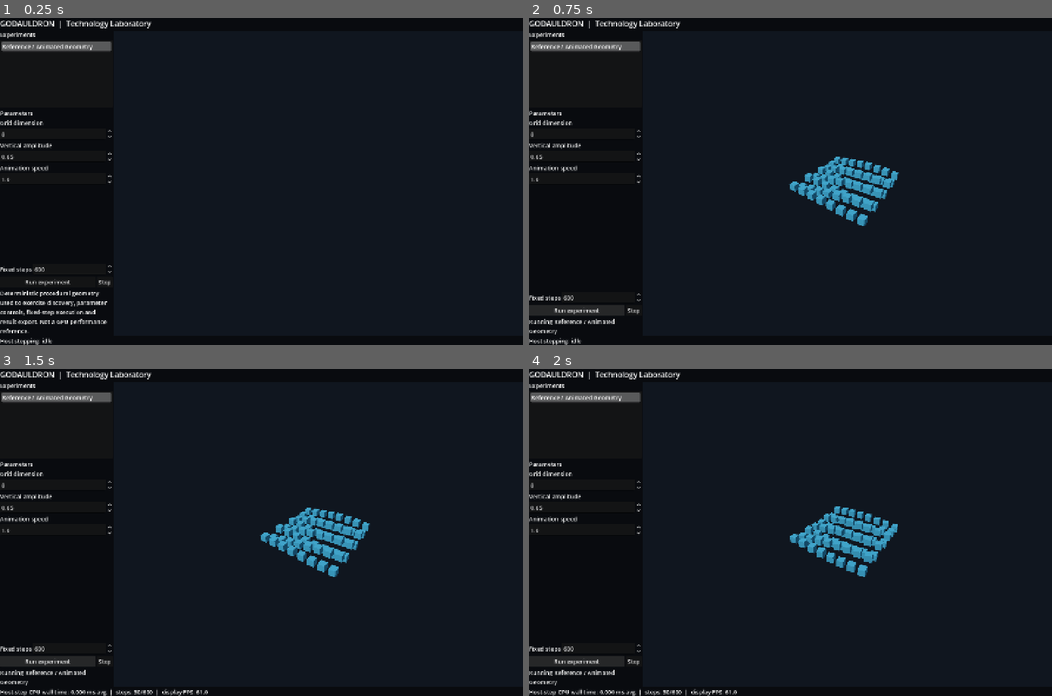
Above: before the commit, frames 1-4 (two rows, left to right).
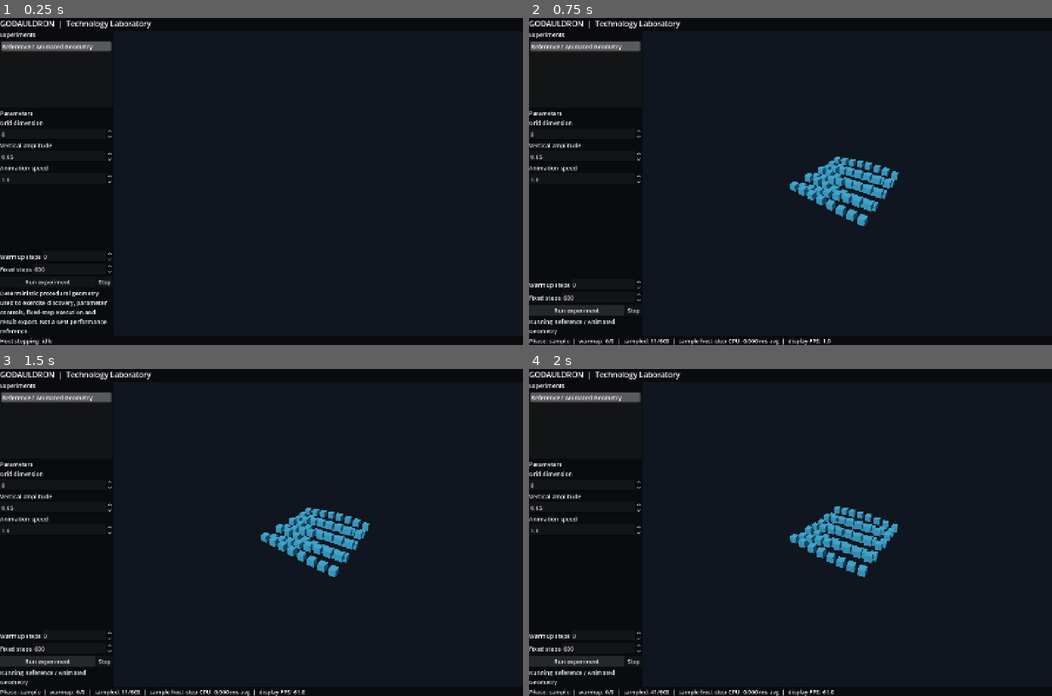
Above: after the commit, the same moments.

Repository: thomthehound/Godauldron
Game: Godot game, scene res://scenes/main.tscn
Two runs of this game, one before a commit and one after it. Both use one fixed random seed, a clock stepped at 60 frames per second and the inputs below.
Inputs:
- Up to frame 1 (0.25 s): no input
- Up to frame 2 (0.75 s): click "Run experiment" at 0.5 s
- Up to frame 3 (1.5 s): click "Run experiment" at 1.25 s
- Up to frame 4 (2 s): no input

The runs differ from the first frame. In frame 1, less than 0.1% of the frame differs, in the area x 0-22%, y 71-75%; in frame 2, 0.5%; in frame 3, 0.6%, in the area x 0-59%, y 80-100%; in frame 4, 0.6%.

Commit message:
Move run lifecycle out of UI and expose warmup control

Diff:
--- a/scripts/laboratory.gd
+++ b/scripts/laboratory.gd
@@ -5,6 +5,7 @@
 const MANIFEST_ROOT := "res://experiments"
 const FIXED_STEP := 1.0 / 60.0
 const MAX_STEPS_PER_FRAME := 8
+const ExperimentRun = preload("res://scripts/experiment_run.gd")
 
 var _experiments: Array[Dictionary] = []
 var _manifest: Dictionary = {}
@@ -16,13 +17,10 @@
 var _status: Label
 var _telemetry: Label
 var _run_steps: SpinBox
-
-var _running: bool = false
+var _warmup_steps: SpinBox
+
+var _run: ExperimentRun = null
 var _accumulator: float = 0.0
-var _step_count: int = 0
-var _target_steps: int = 0
-var _step_cpu_usec: int = 0
-var _run_parameters: Dictionary = {}
 var _report_sequence: int = 0
 
 
@@ -73,6 +71,19 @@
 	_parameters = VBoxContainer.new()
 	_parameters.size_flags_horizontal = Control.SIZE_EXPAND_FILL
 	scroll.add_child(_parameters)
+
+	var warmup_row := HBoxContainer.new()
+	sidebar.add_child(warmup_row)
+	var warmup_label := Label.new()
+	warmup_label.text = "Warmup steps"
+	warmup_row.add_child(warmup_label)
+	_warmup_steps = SpinBox.new()
+	_warmup_steps.min_value = 0
+	_warmup_steps.max_value = 1000000
+	_warmup_steps.step = 1
+	_warmup_steps.value = 0
+	_warmup_steps.size_flags_horizontal = Control.SIZE_EXPAND_FILL
+	warmup_row.add_child(_warmup_steps)
 
 	var steps_row := HBoxContainer.new()
 	sidebar.add_child(steps_row)
@@ -142,7 +153,7 @@
 
 
 func _select_experiment(index: int) -> void:
-	if _running:
+	if _has_active_run():
 		_finish_run(false)
 	if _active_scene != null:
 		_viewport.remove_child(_active_scene)
@@ -196,69 +207,64 @@
 	return result
 
 
+func _has_active_run() -> bool:
+	return _run != null and _run.is_active()
+
+
 func _start_run() -> void:
 	if _active_scene == null:
 		return
-	if _running:
+	if _has_active_run():
 		_finish_run(false)
-	_run_parameters = _collect_parameters()
-	if _active_scene.has_method("godauldron_setup"):
-		_active_scene.call("godauldron_setup", _run_parameters)
-	_target_steps = int(_run_steps.value)
-	_step_count = 0
-	_step_cpu_usec = 0
+	_run = ExperimentRun.new()
+	_run.begin(
+		_active_scene, _collect_parameters(),
+		int(_warmup_steps.value), int(_run_steps.value), FIXED_STEP
+	)
 	_accumulator = 0.0
-	_running = true
 	_status.text = "Running %s" % String(_manifest["display_name"])
+	_update_telemetry()
 
 
 func _stop_run() -> void:
-	if _running:
+	if _has_active_run():
 		_finish_run(false)
 
 
 func _process(delta: float) -> void:
-	if not _running:
+	if not _has_active_run():
 		return
 	_accumulator += minf(delta, 0.25)
 	var steps_this_frame := 0
-	while _accumulator >= FIXED_STEP and _step_count < _target_steps and steps_this_frame < MAX_STEPS_PER_FRAME:
-		var started: int = Time.get_ticks_usec()
-		if _active_scene != null and _active_scene.has_method("godauldron_step"):
-			_active_scene.call("godauldron_step", FIXED_STEP)
-		_step_cpu_usec += Time.get_ticks_usec() - started
+	while _accumulator >= FIXED_STEP and steps_this_frame < MAX_STEPS_PER_FRAME and _has_active_run():
+		_run.advance()
 		_accumulator -= FIXED_STEP
-		_step_count += 1
 		steps_this_frame += 1
-	if _step_count % 30 == 0 or _step_count >= _target_steps:
-		var average_usec: float = float(_step_cpu_usec) / float(maxi(1, _step_count))
-		_telemetry.text = "Host-step CPU wall time: %.3f ms avg  |  steps: %d/%d  |  display FPS: %.1f" % [average_usec / 1000.0, _step_count, _target_steps, Engine.get_frames_per_second()]
-	if _step_count >= _target_steps:
+	if steps_this_frame > 0:
+		_update_telemetry()
+	if _run != null and _run.phase == ExperimentRun.Phase.COMPLETED:
 		_finish_run(true)
 
 
+func _update_telemetry() -> void:
+	if _run == null:
+		return
+	var sampled: int = _run.sample_steps_completed
+	var mean_usec: float = _run.sample_cpu_usec_total / float(maxi(1, sampled))
+	_telemetry.text = "Phase: %s  |  warmup: %d/%d  |  sampled: %d/%d  |  sample host-step CPU: %.3f ms avg  |  display FPS: %.1f" % [
+		_run.phase_label(), _run.warmup_steps_completed, _run.requested_warmup_steps,
+		sampled, _run.requested_steps, mean_usec / 1000.0, Engine.get_frames_per_second()
+	]
+
+
 func _finish_run(completed: bool) -> void:
-	_running = false
-	var metrics := {}
-	if _active_scene != null and _active_scene.has_method("godauldron_metrics"):
-		var reported: Variant = _active_scene.call("godauldron_metrics")
-		if typeof(reported) == TYPE_DICTIONARY:
-			metrics = reported
-	var report := {
-		"format_version": 1,
-		"experiment_id": String(_manifest["id"]),
-		"completed": completed,
-		"fixed_step_seconds": FIXED_STEP,
-		"steps": _step_count,
-		"requested_steps": _target_steps,
-		"parameters": _run_parameters.duplicate(true),
-		"host_step_cpu_wall_usec_total": _step_cpu_usec,
-		"host_step_cpu_wall_usec_mean": float(_step_cpu_usec) / float(maxi(1, _step_count)),
-		"experiment_metrics": metrics,
-		"engine": Engine.get_version_info(),
-		"os": OS.get_name(),
-		"timestamp": Time.get_datetime_string_from_system()
-	}
+	if _run == null:
+		return
+	var finished_run: ExperimentRun = _run
+	_run = null
+	if not completed:
+		finished_run.cancel()
+	var report: Dictionary = finished_run.make_report(String(_manifest["id"]))
 	var result_dir: String = ProjectSettings.globalize_path("user://results")
 	DirAccess.make_dir_recursive_absolute(result_dir)
 	# Preserve every run, including repeated starts/stops in the same second.
@@ -277,4 +283,7 @@
 		return
 	output.store_string(JSON.stringify(report, "\t") + "\n")
 	output.close()
-	_status.text = "%s: %d steps. Report: %s" % ["Complete" if completed else "Stopped", _step_count, result_path]
+	_status.text = "%s: %d measured steps, %d warmup steps. Report: %s" % [
+		"Complete" if completed else "Stopped",
+		int(report["steps"]), int(report["warmup_steps"]), result_path
+	]
